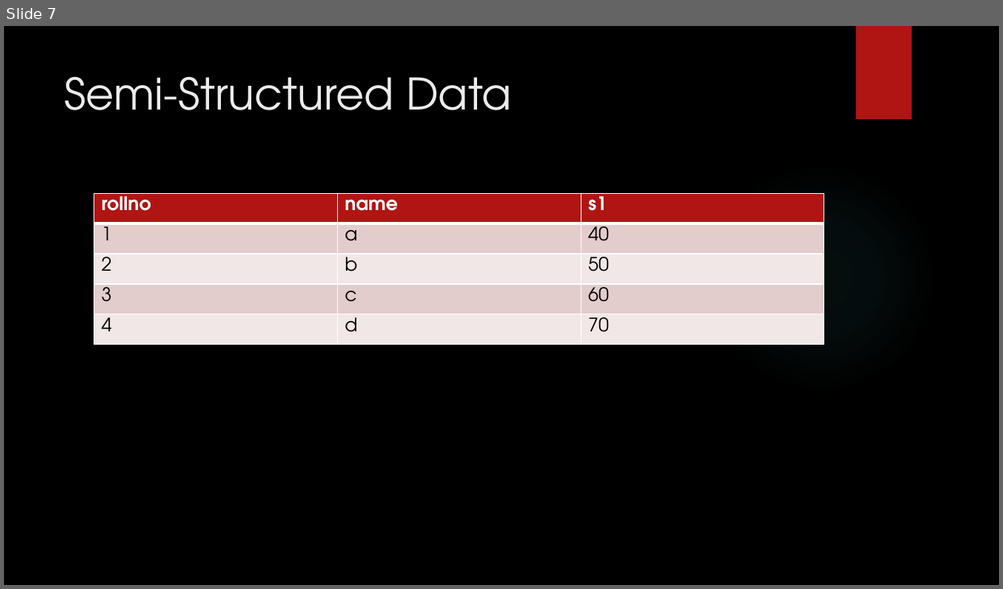
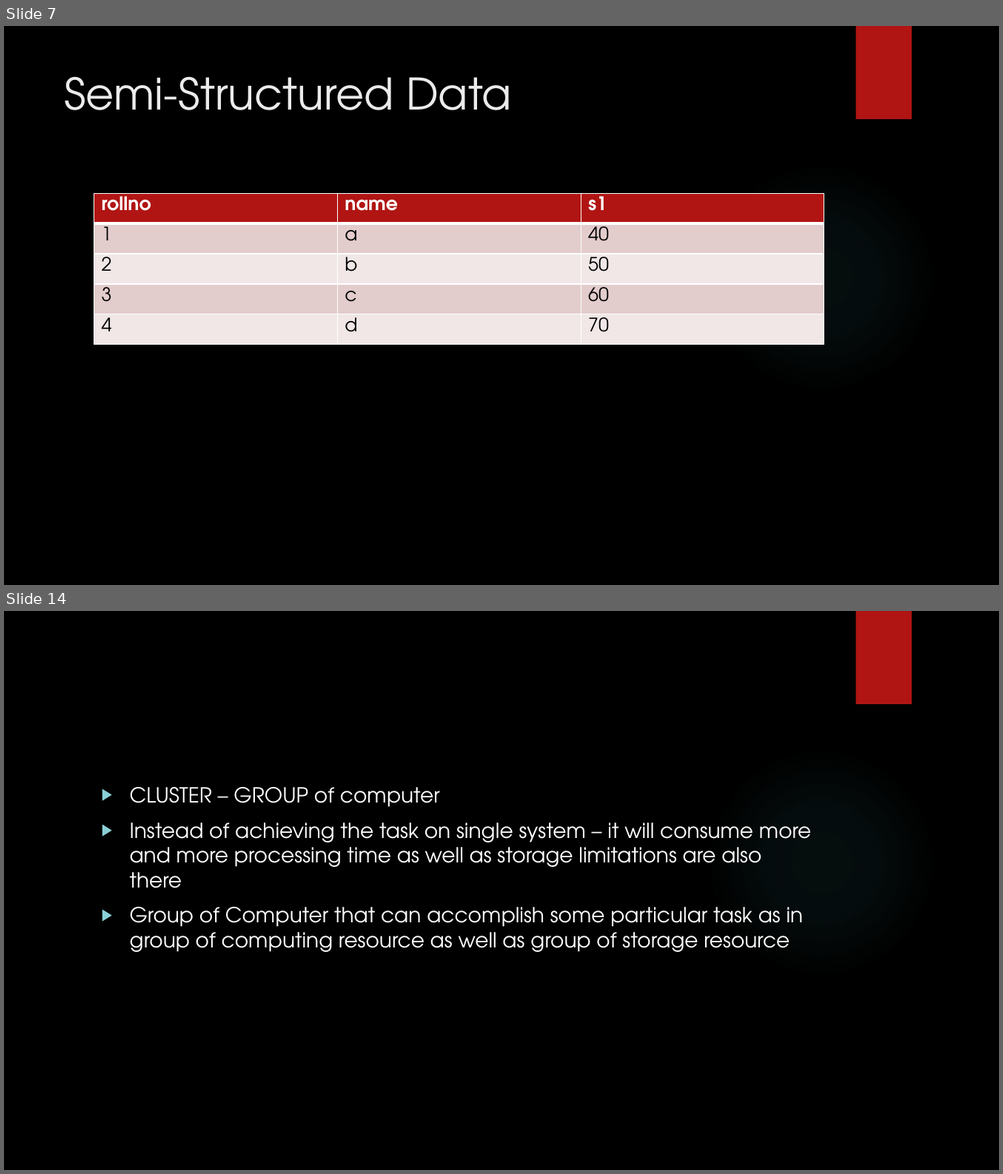
Before and after one commit to karthick1808/hadoopfundamentals, a slide deck: New Microsoft PowerPoint Presentation.pptx. Shown one above the other, each under a label of ours: slide 7 before the commit, slides 7 and 14 after it; the slides between them are not shown. The pictures are 1003x589 and 1003x1174 pixels, drawn with LibreOffice and Linux fonts; fonts in the diff are those of the drawing; background and template pictures are left out. Boxes give left, top, right and bottom in pixels: in the first picture for what was removed or moved away, otherwise in the second. Text is boxed around its words. In the diff, an @@ line names an element or a change of style, - is before the commit and + after.

```diff
--- a/New Microsoft PowerPoint Presentation.pptx
+++ b/New Microsoft PowerPoint Presentation.pptx
@@ slide 14 added at box(4, 611, 999, 1170), background picture (left out); not listed: 2 template elements that a slide beside it also shows @@
@@ text added at box(130, 787, 811, 952), 20 pt, text #FFFFFF @@
+▶ CLUSTER – GROUP of computer
+▶ Instead of achieving the task on single system – it will consume more and more processing time as well as storage limitations are also there
+▶ Group of Computer that can accomplish some particular task as in group of computing resource as well as group of storage resource
```
Also in this commit, not shown: 6 other slides added.
